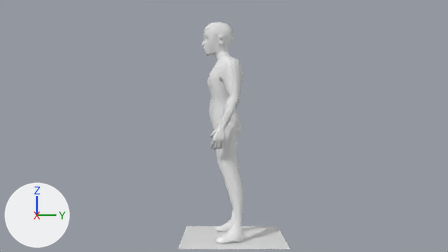
Two versions of the Blender file Assets/BlenderProjectFile/final low poly character  rigged.blend, one commit apart.
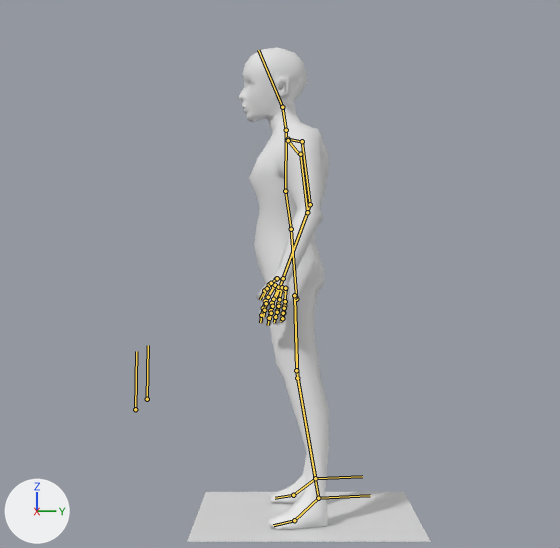
Old and new are each drawn from the file's camera 'Camera' and again close up on the part from 20% to 78% of the width and 0% to 100% of the height. Every picture has the same lights, and +X, +Y and +Z are marked at lower left. The bones that bend it are drawn over the model as lines in the close-ups.

In view in the first close-up: 'Plane', 'body'.
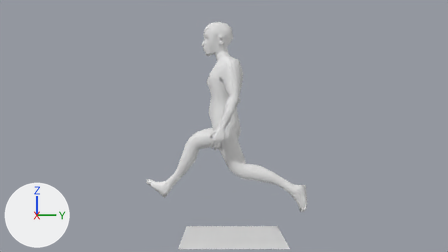
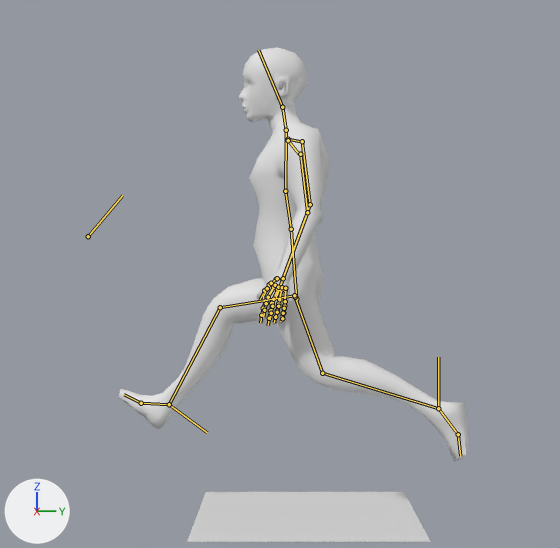
The newer file adds an action. The first version stands in its rest pose; the second is drawn at frame 20 of the action 'run'.

The change, as JSON lines over the scene's bpy script:
```json
{"block": "bone_shin_l_001", "where": "bone_shin_l_001 = bpy.data.objects['metarig'].pose.bones['shin.L.001']"}
{"op": "set", "path": "bone_shin_l_001.location", "old": "(0.0, 0.0, 0.0)", "new": "(0.0, 1.57, 1.07)"}
{"op": "set", "path": "bone_shin_l_001.rotation_quaternion", "old": "(1.0, 0.0, 0.0, 0.0)", "new": "(0.723, 0.691, 0.0, 0.0)", "note": "degrees (0, 0, 0) -> degrees (87, 0, 0)"}
{"block": "bone_shin_r_001", "where": "bone_shin_r_001 = bpy.data.objects['metarig'].pose.bones['shin.R.001']"}
{"op": "set", "path": "bone_shin_r_001.location", "old": "(0.0, 0.0, 0.0)", "new": "(0.0, -1.99, 1.11)"}
{"op": "set", "path": "bone_shin_r_001.rotation_quaternion", "old": "(1.0, 0.0, 0.0, 0.0)", "new": "(0.942, -0.334, 0.0, 0.0)", "note": "degrees (0, 0, 0) -> degrees (-39, 0, 0)"}
```

Location of each change, (x1, y1, x2, y2) in pixels of the close-ups (560 x 548 px):
```json
{"object": "body", "change": "posed", "before": [238, 47, 330, 529], "after": [118, 47, 468, 461], "on screen": "277% wider, 14% shorter"}
{"bone": "shin.L.001", "before": "(318, 498) to (370, 495)", "after": "(438, 408) to (438, 357)"}
{"bone": "shin.R.001", "before": "(315, 478) to (362, 476)", "after": "(169, 404) to (207, 432)"}
```
